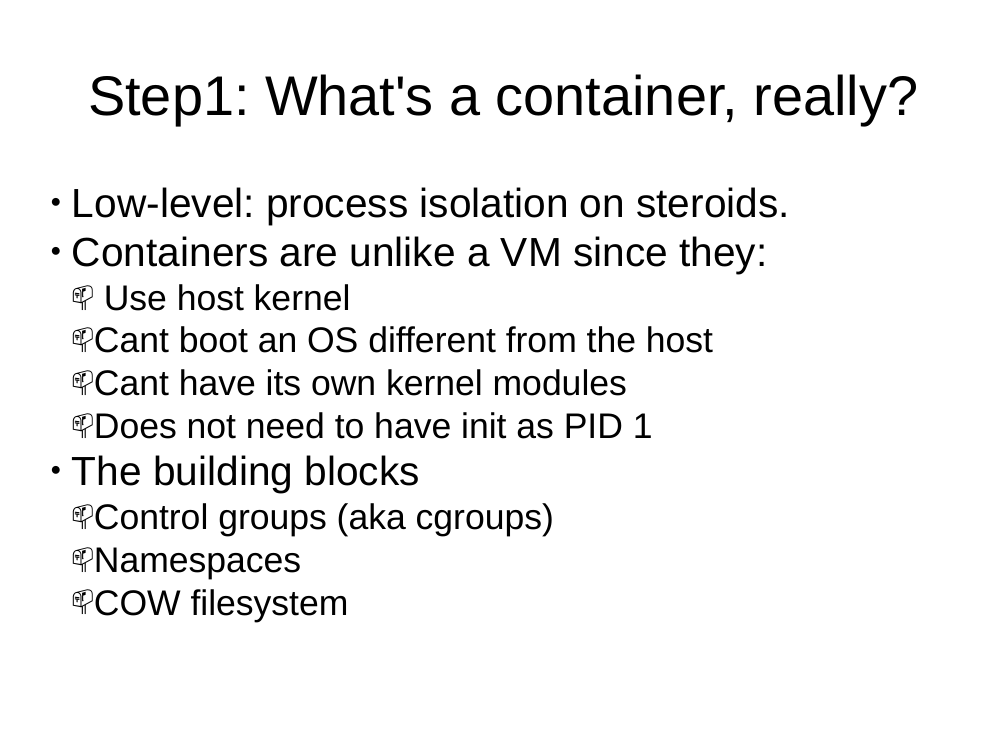
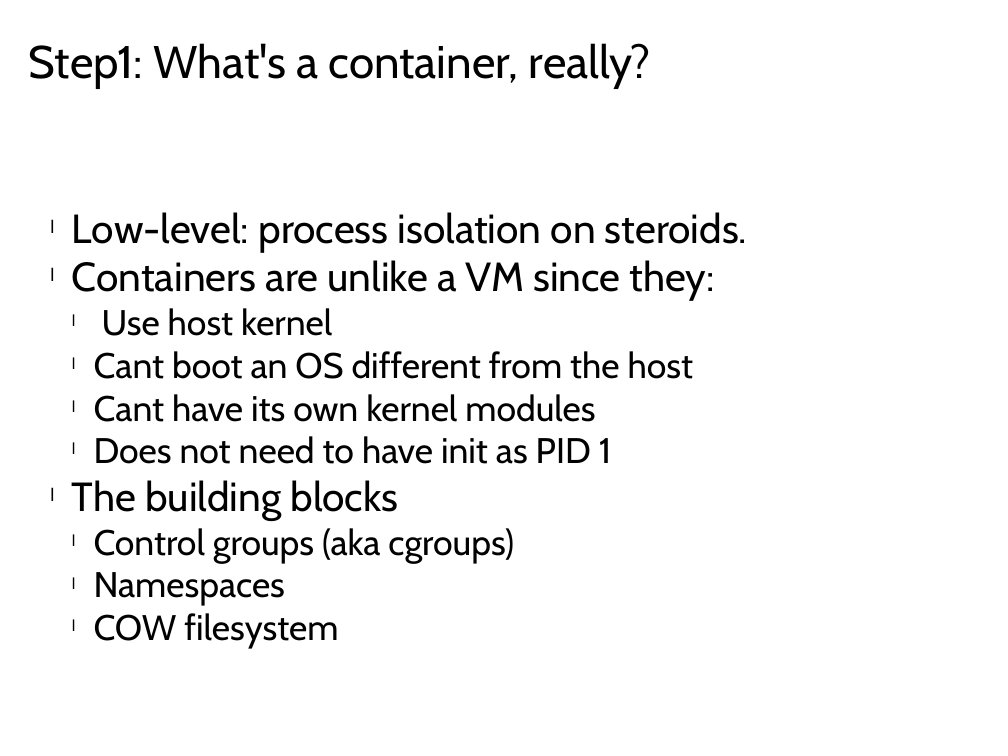
Before and after one commit to CodeChix-OpenSource/DockerIntro, a slide deck: slide 15 of slides/DockerIntro.pptx. Drawn at 1008x756 pixels with LibreOffice and Linux fonts; fonts in the diff are those of the drawing; background and template pictures are left out. Boxes give left, top, right and bottom in pixels: in the first picture for what was removed or moved away, otherwise in the second. Text is boxed around its words. In the diff, an @@ line names an element or a change of style, - is before the commit and + after.

```diff
--- a/slides/DockerIntro.pptx
+++ b/slides/DockerIntro.pptx
@@ text "Step1: What's a container, really?": place and size @@
-text "Step1: What's a container, really?" at bbox=[88, 74, 919, 125]
+text "Step1: What's a container, really?" at bbox=[29, 43, 651, 89]
@@ text "Step1: What's a container, really?" at bbox=[29, 43, 651, 89]: size 44 to 36 pt, font Arial to Cabin; alignment centre to left; vertical alignment middle to top @@
@@ text "Low-level: process isolation on steroids.": place and size @@
-text "Low-level: process isolation on steroids." at bbox=[72, 187, 790, 622]
+text "Low-level: process isolation on steroids." at bbox=[72, 212, 747, 648]
@@ text "Low-level: process isolation on steroids." at bbox=[72, 212, 747, 648]: font Arial to Cabin; bullet ● to l; bullet 📫 to l @@
```
Also in this commit, not shown: 25 other slides changed.
